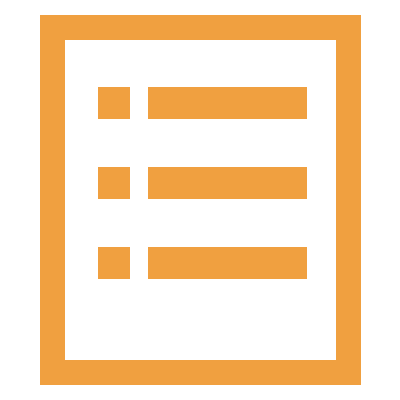
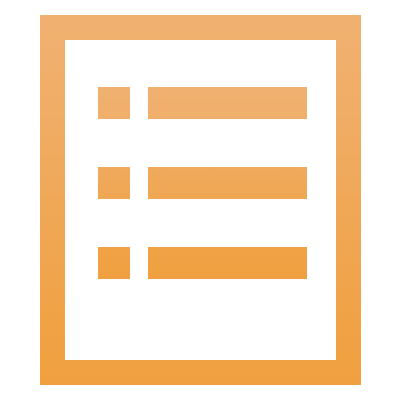
Before/after of a w=400, h=400 layered artwork. What changed in the layer stack:
pixels changed over (40, 15, 361, 352) (layer not identified)
